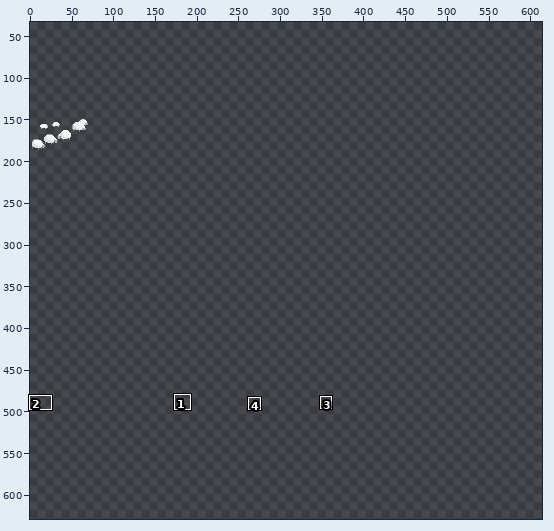
A sprite sheet gets an edit: assets/images/sheep.png. The picture above shows the old version from afar; the outline marks the close-up.
Close-up. The starting point:
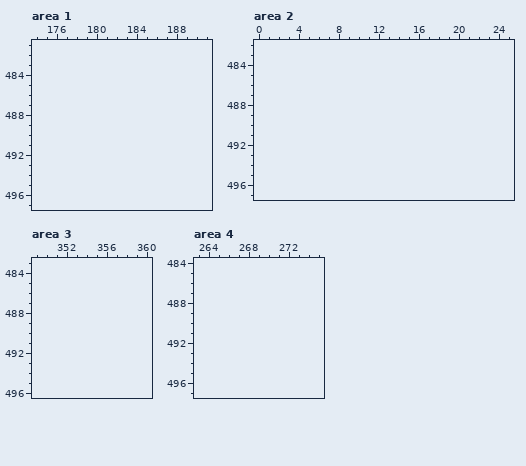
The file is 88x55 pixels. Shown: area 1: x 174..191, y 481..497; area 2: x 0..25, y 482..497; area 3: x 349..360, y 483..496; area 4: x 263..275, y 484..497. The old version is drawn lined up with the new one, on the new canvas. The wide view leaves out empty margins. The commit also changed other parts of the picture, which this record leaves out.
Once edited:
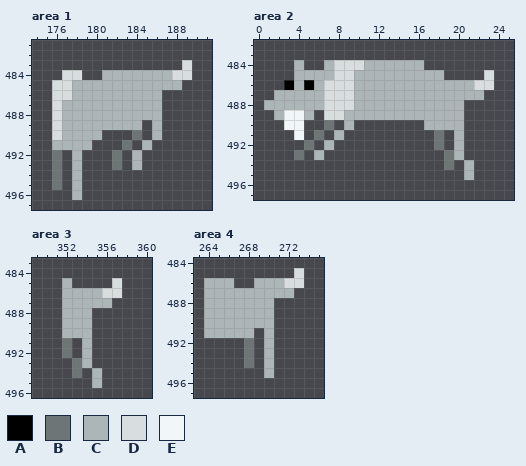
Palette (. is transparent): A #000000  B #6e7576  C #acb5b7  D #d8dedf  E #f1f7f8
Difference:
canvas 88x55 -> 616x648, the old top-left corner now at 0,142
Area 1:
y 483: x 189 . -> D
y 484: x 177..178 .. -> DD; x 181..189 ......... -> CCCCCCCDD
y 485: x 176..188 ............. -> DDCCCCCCCCCCC
y 486: x 176..186 ........... -> DDCCCCCCCCC
y 487..488: x 176..186 ........... -> DCCCCCCCCCC
y 489: x 176..184 ......... -> DCCCCCCCC; x 186 . -> C
y 490: x 176..180 ..... -> DCCCC; x 184 . -> B; x 186 . -> C
y 491: x 176..179 .... -> CCCC; x 183 . -> B; x 185 . -> C
y 492..493: x 176 . -> B; x 178 . -> C; x 182 . -> B; x 184 . -> C
y 494..495: x 176 . -> B; x 178 . -> C
y 496: x 178 . -> C
Area 2:
y 484: x 4 . -> C; x 7..16 .......... -> CDDDCCCCCC
y 485: x 4..18 ............... -> CCCCDDCCCCCCCCC; x 23 . -> D
y 486: x 3..23 ..................... -> ACACDDDCCCCCCCCCCCCDD
y 487: x 2..22 ..................... -> CCCCCDDDCCCCCCCCCCCCC
y 488: x 1..20 .................... -> CCCCCCDDDCCCCCCCCCCC
y 489: x 2..5 .... -> CEEC; x 7..20 .............. -> DDCCCCCCCCCCCC
y 490: x 3..4 .. -> EE; x 7 . -> B; x 9 . -> C; x 17..20 .... -> CCCC
y 491: x 4 . -> E; x 6 . -> B; x 8 . -> C; x 18 . -> B; x 20 . -> C
y 492: x 5 . -> B; x 7 . -> C; x 18 . -> B; x 20 . -> C
y 493: x 4 . -> B; x 6 . -> C; x 19..20 .. -> BC
y 494: x 19 . -> B; x 21 . -> C
y 495: x 21 . -> C
Area 3:
y 485: x 352 . -> C; x 357 . -> D
y 486: x 352..357 ...... -> CCCCDD
y 487: x 352..356 ..... -> CCCCC
y 488..490: x 352..354 ... -> CCC
y 491..492: x 352 . -> B; x 354 . -> C
y 493: x 353..354 .. -> BC
y 494: x 353 . -> B; x 355 . -> C
y 495: x 355 . -> C
Area 4:
y 485: x 273 . -> D
y 486: x 264..266 ... -> CCC; x 269..273 ..... -> CCCDD
y 487: x 264..272 ......... -> CCCCCCCCC
y 488..490: x 264..270 ....... -> CCCCCCC
y 491: x 264..268 ..... -> CCCCC; x 270 . -> C
y 492..494: x 268 . -> B; x 270 . -> C
y 495: x 270 . -> C
Pixel boxes of the changes (left, top, right, bottom) in both close-ups:
added: (52, 60, 192, 200)
added: (264, 60, 494, 180)
added: (62, 278, 122, 388)
added: (204, 268, 304, 378)
